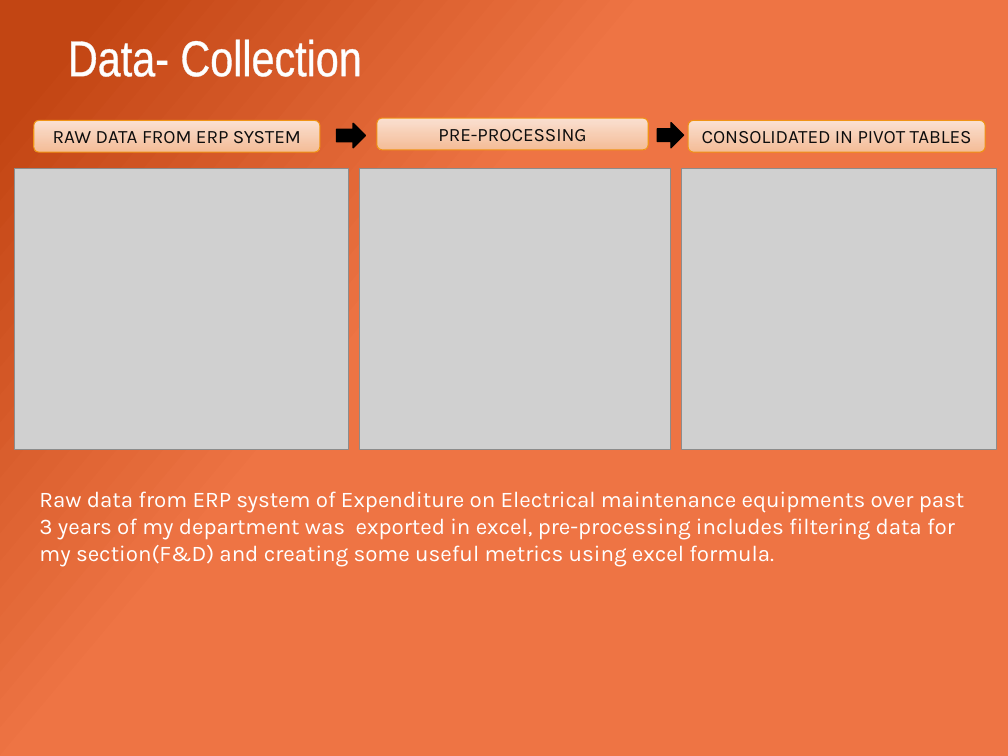
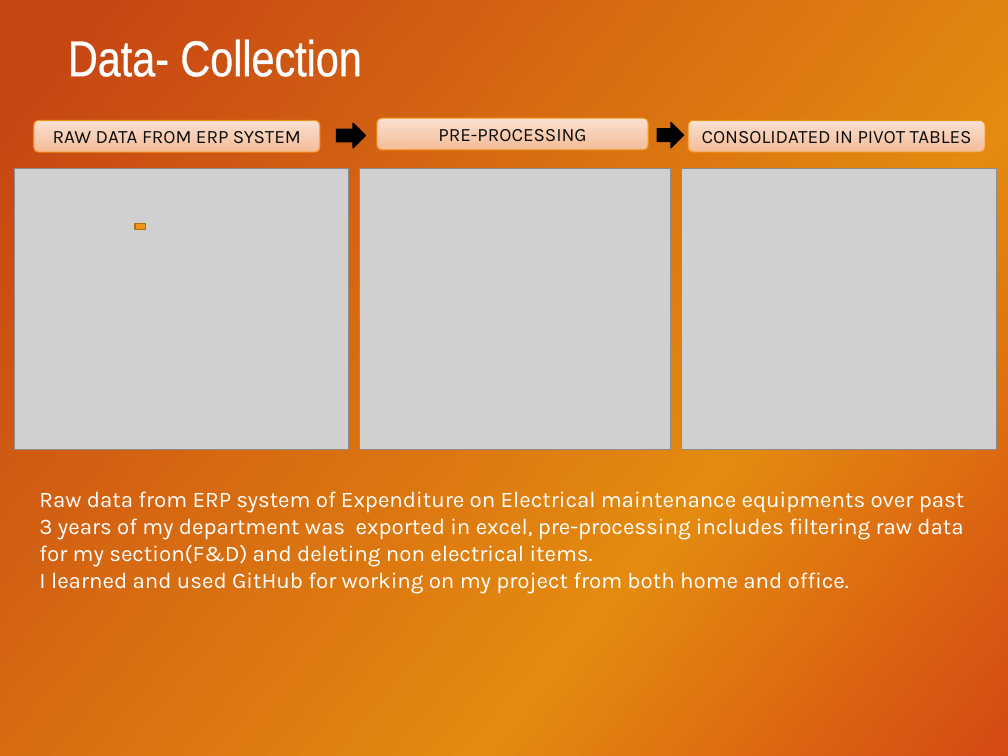
Before and after one commit to hem436/506761, a slide deck: slide 2 of MY CAPSTONE PROJECT-.pptx. Drawn at 1008x756 pixels with LibreOffice and Linux fonts; fonts in the diff are those of the drawing; grey boxes stand for pictures. Boxes give left, top, right and bottom in pixels: in the first picture for what was removed or moved away, otherwise in the second. Text is boxed around its words. In the diff, an @@ line names an element or a change of style, - is before the commit and + after.

```diff
--- a/MY CAPSTONE PROJECT-.pptx
+++ b/MY CAPSTONE PROJECT-.pptx
@@ background gradient #C24513 to #EE7444 to gradient #C74714 to #E48A0F to #D54913 @@
@@ rectangle added at (135, 224, 145, 230), fill #F09415, outline #B26D10 1 pt @@
@@ text at (39, 491, 964, 594): text changed @@
-Raw data from ERP system of Expenditure on Electrical maintenance equipments over past 3 years of my department was exported in excel, pre-processing includes filtering data for my section(F&D) and creating some useful metrics using excel formula.
+Raw data from ERP system of Expenditure on Electrical maintenance equipments over past 3 years of my department was exported in excel, pre-processing includes filtering raw data for my section(F&D) and deleting non electrical items.
+I learned and used GitHub for working on my project from both home and office.
```
Also in this commit, not shown: 3 other slides changed.
